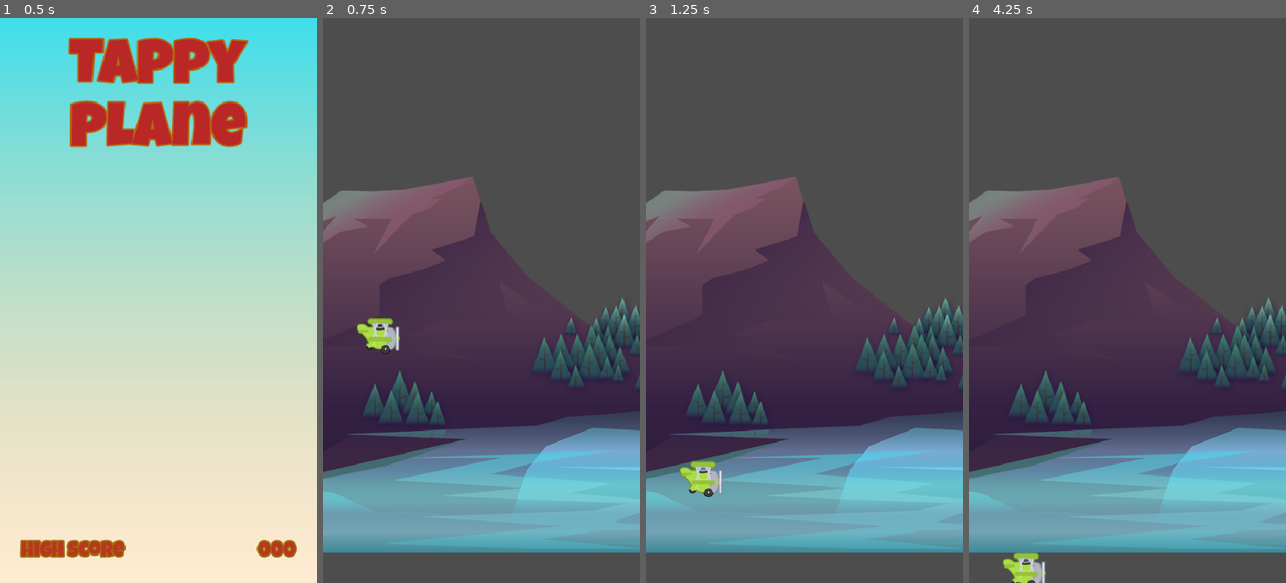
Above: before the commit, frames 1-4 (left to right).
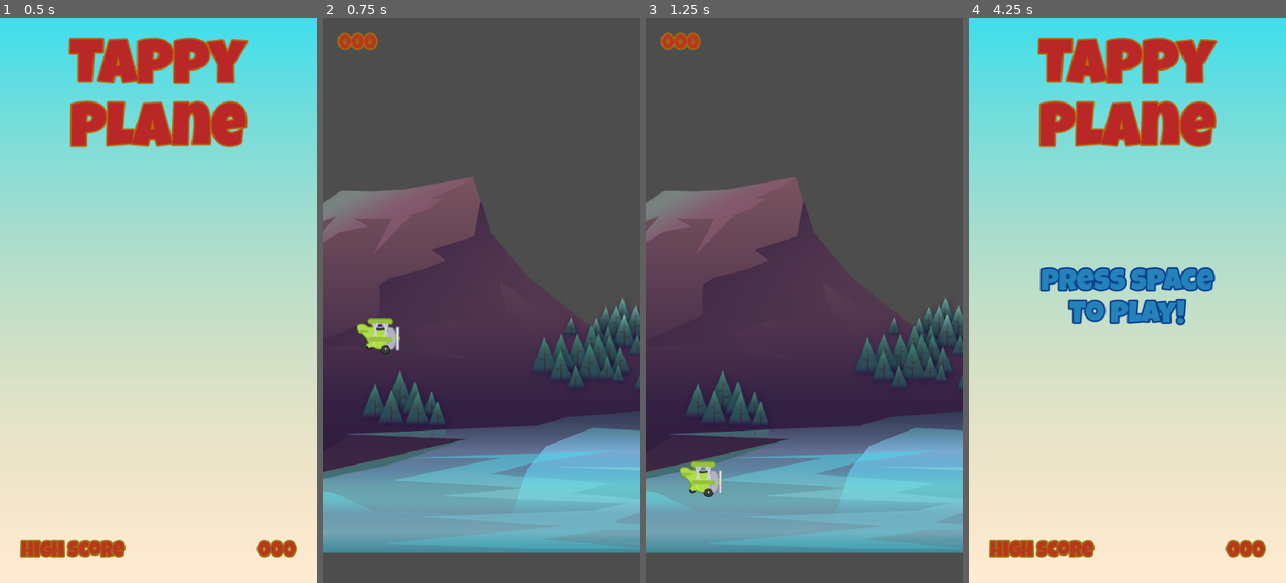
Above: after the commit, the same moments.

Repository: LeonardoYaranga/Tappy
Game: Godot game, scene res://Scenes/Main/Main.tscn
Same seed, same stepped clock (60 frames per second), same inputs: the game is played once before the commit and once after it.
Inputs (mouse positions are in pixels of both pictures, inside the frame that each line leads up to):
- Up to frame 1 (0.5 s): no input
- Up to frame 2 (0.75 s): tap Enter at 0.5 s; move the mouse to (551, 272) at 0.52 s; hold Space (power) from 0.53 s (still down); click (551, 272) at 0.67 s
- Up to frame 3 (1.25 s): keep holding Space (power)
- Up to frame 4 (4.25 s): move the mouse to (1064, 328) at 1.27 s; release Space (power) at 1.28 s; tap Space (power) at 1.35, 2.85 s; click (1064, 328) at 1.42 s; move the mouse to (1159, 176) at 2.02 s; hold Space (power) 2.03-2.78 s; click (1159, 176) at 2.17 s; move the mouse to (1111, 413) at 2.77 s; click (1111, 413) at 2.92 s; tap Enter at 3.5 s; move the mouse to (1222, 385) at 3.52 s; hold Space (power) from 3.53 s (still down); click (1222, 385) at 3.67 s; tap Escape (Menu) at 4.15 s

Frame 1 is identical in both runs. In frame 2, 0.3% of the frame differs, in the area x 4-18%, y 2-6%; in frame 3, 0.3%; in frame 4, 100%, in the area x 0-100%, y 0-100%.

Commit message:
feat: add GameUI scene and integrate score tracking and game over label functionality with space label to return to Main

Diff:
--- /dev/null
+++ b/Globals/SignalHub.gd
@@ -0,0 +1,10 @@
+extends Node
+
+signal on_plane_died
+signal on_point_scored
+
+func emit_on_plane_died() -> void:
+	on_plane_died.emit()
+
+func emit_on_point_scored() -> void:
+	on_point_scored.emit()
--- a/Scenes/Game/Game.tscn
+++ b/Scenes/Game/Game.tscn
@@ -4,6 +4,7 @@
 [ext_resource type="Script" uid="uid://dbqwyiyqccuoc" path="res://Scenes/Game/Game.gd" id="1_xbxml"]
 [ext_resource type="PackedScene" uid="uid://bles33wu866yv" path="res://Scenes/Barrier/Barrier.tscn" id="2_gwu2e"]
 [ext_resource type="Texture2D" uid="uid://cans3ib37iggd" path="res://Assets/background/rocks_2.png" id="4_ln2h6"]
+[ext_resource type="PackedScene" uid="uid://c0odnw8wfqrrr" path="res://Scenes/GameUI/GameUI.tscn" id="5_y3kpf"]
 
 [node name="Game" type="Node" unique_id=1207968281]
 script = ExtResource("1_xbxml")
@@ -29,4 +30,9 @@
 wait_time = 2.0
 autostart = true
 
+[node name="CanvasLayer" type="CanvasLayer" parent="." unique_id=732370055]
+process_mode = 3
+
+[node name="GameUI" parent="CanvasLayer" unique_id=776705075 instance=ExtResource("5_y3kpf")]
+
 [connection signal="timeout" from="SpawnTimer" to="." method="_on_spawn_timer_timeout"]
--- /dev/null
+++ b/Scenes/GameUI/GameUI.tscn
@@ -0,0 +1,72 @@
+[gd_scene format=3 uid="uid://c0odnw8wfqrrr"]
+
+[ext_resource type="Script" uid="uid://cqfrydfhlrfl1" path="res://Scenes/GameUI/GameUi.gd" id="1_fr8lv"]
+[ext_resource type="LabelSettings" uid="uid://c10c71ko7fqr7" path="res://Resources/Label30.tres" id="1_mq6vr"]
+[ext_resource type="FontFile" uid="uid://cneedlbnotp5q" path="res://Assets/fonts/LuckiestGuy-Regular.ttf" id="2_fr8lv"]
+[ext_resource type="LabelSettings" uid="uid://dc28dj57nou50" path="res://Resources/Label45.tres" id="3_yyhr2"]
+[ext_resource type="AudioStream" uid="uid://wjnyhwhbyrd" path="res://Assets/audio/game_over.wav" id="5_yyhr2"]
+
+[sub_resource type="LabelSettings" id="LabelSettings_iq8cv"]
+font = ExtResource("2_fr8lv")
+font_size = 45
+font_color = Color(0.5728151, 0.10555106, 0.1506651, 1)
+outline_size = 10
+outline_color = Color(0.0008975964, 0.027931577, 0.117368035, 1)
+shadow_size = 4
+
+[node name="GameUI" type="Control" unique_id=776705075]
+layout_mode = 3
+anchors_preset = 15
+anchor_right = 1.0
+anchor_bottom = 1.0
+grow_horizontal = 2
+grow_vertical = 2
+script = ExtResource("1_fr8lv")
+
+[node name="MarginContainer" type="MarginContainer" parent="." unique_id=1310411675]
+layout_mode = 1
+anchors_preset = 15
+anchor_right = 1.0
+anchor_bottom = 1.0
+grow_horizontal = 2
+grow_vertical = 2
+theme_override_constants/margin_left = 24
+theme_override_constants/margin_top = 24
+theme_override_constants/margin_right = 24
+theme_override_constants/margin_bottom = 24
+
+[node name="ScoreLabel" type="Label" parent="MarginContainer" unique_id=1623192699]
+layout_mode = 2
+size_flags_horizontal = 0
+size_flags_vertical = 0
+text = "000"
+label_settings = ExtResource("1_mq6vr")
+horizontal_alignment = 1
+vertical_alignment = 1
+
+[node name="GameOverLabel" type="Label" parent="MarginContainer" unique_id=148128992]
+visible = false
+layout_mode = 2
+size_flags_horizontal = 4
+text = "Game Over"
+label_settings = SubResource("LabelSettings_iq8cv")
+horizontal_alignment = 1
+vertical_alignment = 1
+
+[node name="PressSpaceLabel" type="Label" parent="MarginContainer" unique_id=127870780]
+visible = false
+layout_mode = 2
+size_flags_horizontal = 4
+text = "Press Space"
+label_settings = ExtResource("3_yyhr2")
+horizontal_alignment = 1
+vertical_alignment = 1
+
+[node name="TimerToShowPressSpaceLabel" type="Timer" parent="." unique_id=801520962]
+wait_time = 2.0
+one_shot = true
+
+[node name="GameOverSound" type="AudioStreamPlayer" parent="." unique_id=302128838]
+stream = ExtResource("5_yyhr2")
+
+[connection signal="timeout" from="TimerToShowPressSpaceLabel" to="." method="_on_timer_to_show_press_space_label_timeout"]
--- /dev/null
+++ b/Scenes/GameUI/GameUi.gd
@@ -0,0 +1,42 @@
+extends Control
+
+class_name GameUI
+
+
+@onready var game_over_label: Label = $MarginContainer/GameOverLabel
+@onready var timer_to_show_press_space_label: Timer = $TimerToShowPressSpaceLabel
+@onready var press_space_label: Label = $MarginContainer/PressSpaceLabel
+@onready var game_over_sound: AudioStreamPlayer = $GameOverSound
+@onready var score_label: Label = $MarginContainer/ScoreLabel
+
+var _score: int = 0
+
+func _ready() -> void:
+	SignalHub.on_plane_died.connect(on_game_over)
+	SignalHub.on_point_scored.connect(on_point_scored)
+	update_score_label()
+
+func update_score_label() -> void:
+	score_label.text = "%03d" % _score
+
+func on_point_scored() -> void:
+	_score += 1
+	update_score_label()
+	print("Score:", _score)
+
+func on_game_over() -> void:
+	game_over_label.show()
+	game_over_sound.play()
+	timer_to_show_press_space_label.start()
+
+func _unhandled_input(event: InputEvent) -> void:
+	if event.is_action_pressed("Menu"):
+		GameManager.change_to_main_scene()
+	#Only can press power action when space label is shown
+	if press_space_label.is_visible() && event.is_action_pressed("power"):
+			get_tree().paused = false
+			GameManager.change_to_main_scene()
+
+func _on_timer_to_show_press_space_label_timeout() -> void:
+	press_space_label.show()
+	game_over_label.hide()
--- a/Scenes/Laser/Laser.tscn
+++ b/Scenes/Laser/Laser.tscn
@@ -56,3 +56,5 @@
 
 [node name="AnimationPlayer" type="AnimationPlayer" parent="." unique_id=467869209]
 libraries/ = SubResource("AnimationLibrary_led5x")
+
+[connection signal="body_exited" from="." to="." method="_on_body_exited"]
--- a/Scenes/Main/Main.gd
+++ b/Scenes/Main/Main.gd
@@ -1,5 +1,6 @@
 extends Control
 
+class_name Main
 
 func _unhandled_input(event: InputEvent) -> void:
 	if event.is_action_pressed("power"):
--- a/Scenes/Pipes/Pipes.gd
+++ b/Scenes/Pipes/Pipes.gd
@@ -1,32 +1,35 @@
 extends Node2D
 class_name Pipes
 
+@onready var laser: Area2D = $Laser
+
 var SPEED: float = 120.0
+
 # Called when the node enters the scene tree for the first time.
 func _ready() -> void:
-	pass # Replace with function body.
-
+	SignalHub.on_plane_died.connect(on_plane_died)
 
 # Called every frame. 'delta' is the elapsed time since the previous frame.
 func _physics_process(delta: float) -> void:
 	position.x -= SPEED * delta
 
-
 func _on_visible_on_screen_notifier_2d_screen_exited() -> void:
-	print("Out of the screen")
 	queue_free()
-
 
 func _on_life_timer_timeout() -> void:
 	queue_free()
+
+func on_plane_died() -> void:
+	disconnect_laser_body_exited()
+
+func disconnect_laser_body_exited() -> void:
+	if laser.body_exited.is_connected(_on_laser_body_exited):
+		laser.body_exited.disconnect(_on_laser_body_exited)
 
 func _on_pipe_body_entered(body: Node2D) -> void:
 	if body is Tappy:
 		body.die()
 
-
-
 func _on_laser_body_exited(body: Node2D) -> void:
 	if body is Tappy:
-		print("_on_laser_body_exited", body.name)
-		print("+ 1 point")
+		SignalHub.emit_on_point_scored()
--- a/Scenes/Tappy/Tappy.gd
+++ b/Scenes/Tappy/Tappy.gd
@@ -3,10 +3,11 @@
 class_name Tappy
 
 @onready var animated_sprite_2d: AnimatedSprite2D = $AnimatedSprite2D
+@onready var animation_player: AnimationPlayer = $AnimationPlayer
 
 var _gravity = ProjectSettings.get_setting("physics/2d/default_gravity")
 var _jumped = false
-const JUMP_POWER: float = -200.0
+const JUMP_POWER: float = -225.0
 
 func _unhandled_input(event: InputEvent) -> void:
 	if event.is_action_pressed("power"):
@@ -14,17 +15,21 @@
 
 # Called every frame. 'delta' is the elapsed time since the previous frame.
 func _physics_process(delta: float) -> void:
+	fly(delta)
+	move_and_slide()
+	if is_on_floor():
+		die()
+
+func fly(delta: float) -> void:
 	velocity.y += _gravity * delta
 	if _jumped:
 		velocity.y = JUMP_POWER
+		animation_player.play("thrust")
 		_jumped = false
+	#Other method without the _jumped flag
 	#if Input.is_action_just_pressed("power"):
 	#velocity.y = JUMP_POWER
-	move_and_slide()
-
-	if is_on_floor():
-		print("On floor")
-		die()
 
 func die() -> void:
+	SignalHub.emit_on_plane_died()
 	get_tree().paused = true
--- a/Scenes/Tappy/Tappy.tscn
+++ b/Scenes/Tappy/Tappy.tscn
@@ -2,6 +2,7 @@
 
 [ext_resource type="Script" uid="uid://dj2iomtf03hn0" path="res://Scenes/Tappy/Tappy.gd" id="1_46n2r"]
 [ext_resource type="Texture2D" uid="uid://bk1weshdrxkh8" path="res://Assets/plane/planes_sheet.png" id="1_e2xxp"]
+[ext_resource type="AudioStream" uid="uid://dr4o5p8h56wd" path="res://Assets/audio/engine.mp3" id="3_8i0lq"]
 
 [sub_resource type="AtlasTexture" id="AtlasTexture_46n2r"]
 atlas = ExtResource("1_e2xxp")
@@ -35,6 +36,44 @@
 [sub_resource type="CircleShape2D" id="CircleShape2D_e2xxp"]
 radius = 18.0
 
+[sub_resource type="Animation" id="Animation_46n2r"]
+length = 0.001
+tracks/0/type = "value"
+tracks/0/imported = false
+tracks/0/enabled = true
+tracks/0/path = NodePath("AnimatedSprite2D:rotation")
+tracks/0/interp = 1
+tracks/0/loop_wrap = true
+tracks/0/keys = {
+"times": PackedFloat32Array(0),
+"transitions": PackedFloat32Array(1),
+"update": 0,
+"values": [0.0]
+}
+
+[sub_resource type="Animation" id="Animation_8i0lq"]
+resource_name = "thrust"
+length = 0.3
+step = 0.1
+tracks/0/type = "value"
+tracks/0/imported = false
+tracks/0/enabled = true
+tracks/0/path = NodePath("AnimatedSprite2D:rotation")
+tracks/0/interp = 2
+tracks/0/loop_wrap = true
+tracks/0/keys = {
+"times": PackedFloat32Array(0, 0.1, 0.3),
+"transitions": PackedFloat32Array(1, 1, 1),
+"update": 0,
+"values": [0.0, -0.4363323129985824, 0.0]
+}
+
+[sub_resource type="AnimationLibrary" id="AnimationLibrary_ssy2e"]
+_data = {
+&"RESET": SubResource("Animation_46n2r"),
+&"thrust": SubResource("Animation_8i0lq")
+}
+
 [node name="Tappy" type="CharacterBody2D" unique_id=869735280]
 collision_layer = 2
 script = ExtResource("1_46n2r")
@@ -48,3 +87,11 @@
 [node name="CollisionShape2D" type="CollisionShape2D" parent="." unique_id=140236066]
 position = Vector2(9, 4)
 shape = SubResource("CircleShape2D_e2xxp")
+
+[node name="AnimationPlayer" type="AnimationPlayer" parent="." unique_id=375393425]
+libraries/ = SubResource("AnimationLibrary_ssy2e")
+
+[node name="Engine" type="AudioStreamPlayer" parent="." unique_id=1096888539]
+stream = ExtResource("3_8i0lq")
+autoplay = true
+parameters/looping = true
--- a/project.godot
+++ b/project.godot
@@ -18,6 +18,7 @@
 [autoload]
 
 GameManager="*uid://b4yjyocro6qri"
+SignalHub="*uid://bc023qusy7bux"
 
 [display]
 
Not shown, added: Globals/SignalHub.gd.uid
Not shown, added: Scenes/GameUI/GameUi.gd.uid
